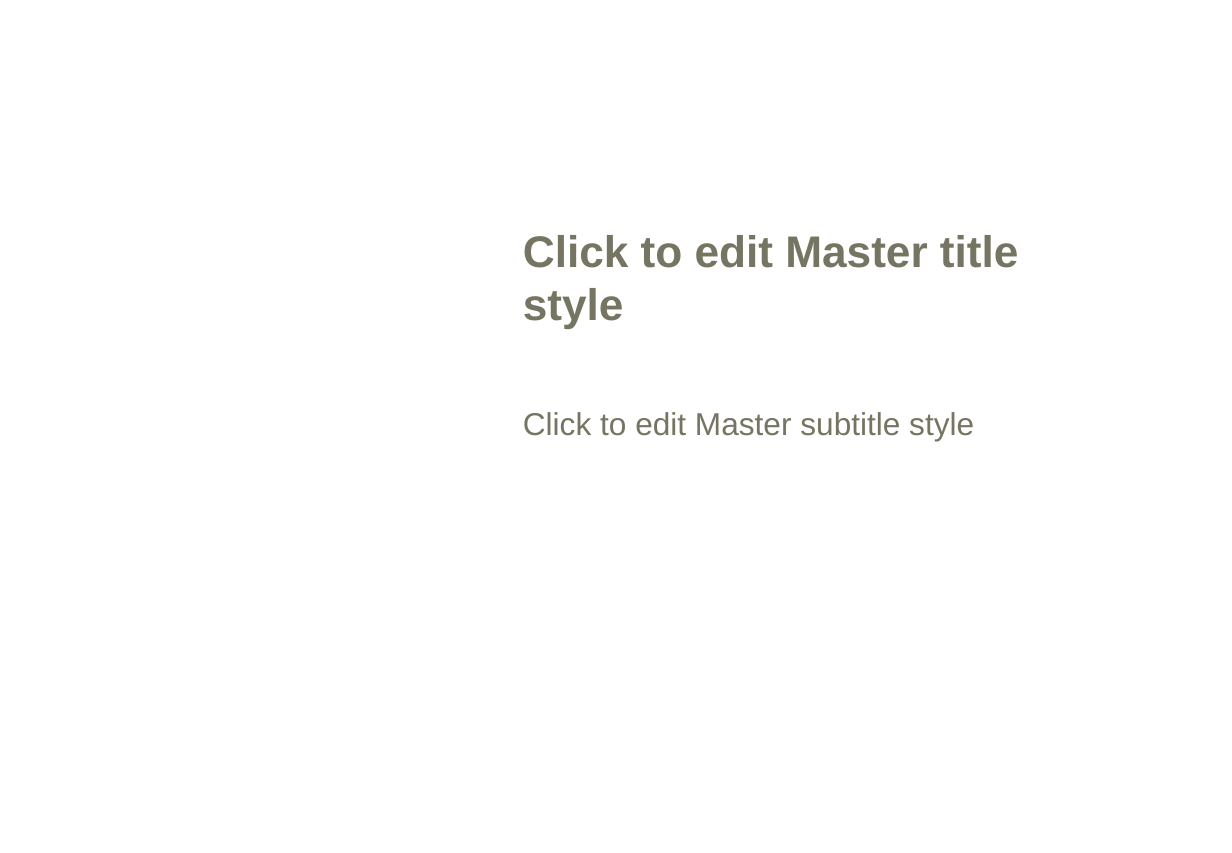
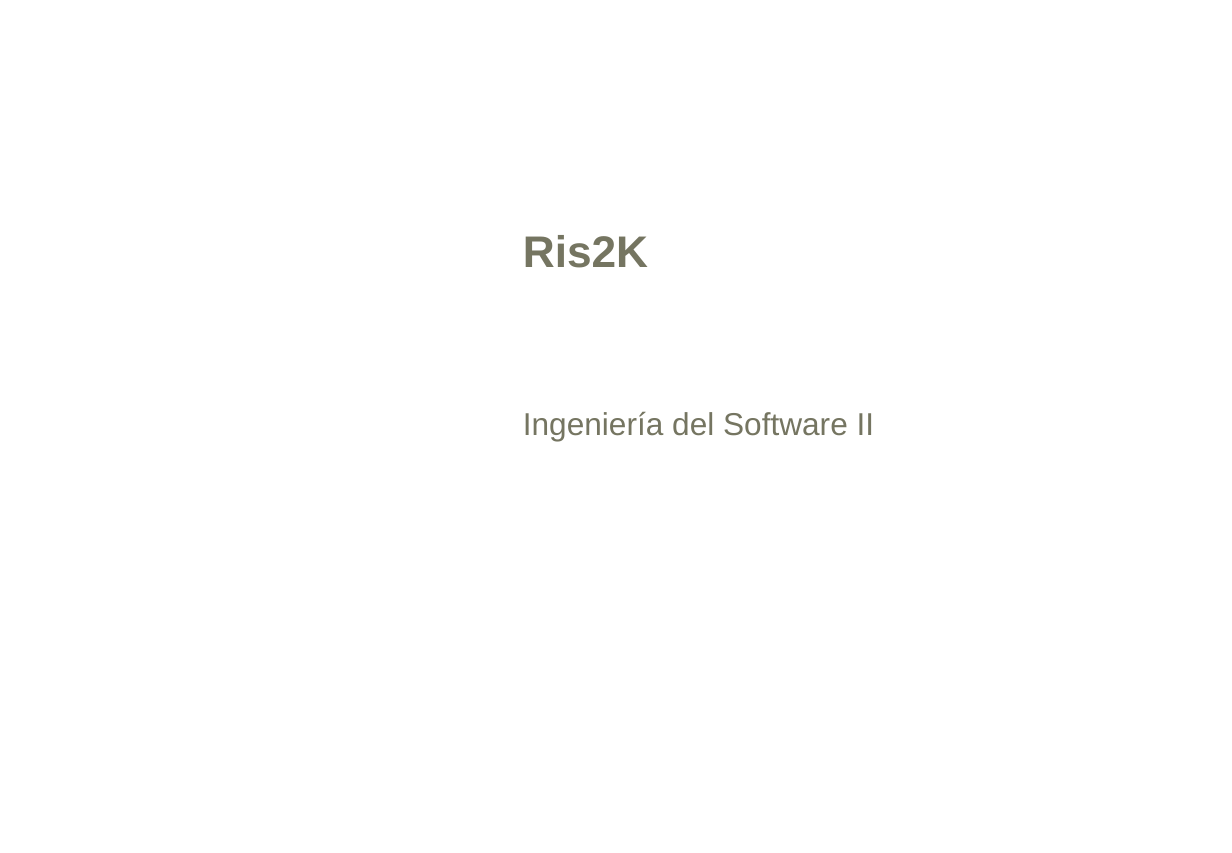
Before and after one commit to Betisman/ris2k, a slide deck: slide 1 of ris2k/doc/presentacion.ppt. Drawn at 1232x853 pixels with LibreOffice and Linux fonts; fonts in the diff are those of the drawing; background and template pictures are left out. Boxes give left, top, right and bottom in pixels: in the first picture for what was removed or moved away, otherwise in the second. Text is boxed around its words. In the diff, an @@ line names an element or a change of style, - is before the commit and + after.

```diff
--- a/ris2k/doc/presentacion.ppt
+++ b/ris2k/doc/presentacion.ppt
@@ text at (x1=523, y1=235, x2=648, y2=268): text changed @@
-Click to edit Master title style
+Ris2K
@@ text at (x1=523, y1=411, x2=875, y2=441): text changed @@
-Click to edit Master subtitle style
+Ingeniería del Software II
```
Also in this commit, not shown: 11 slides added, 1 slide removed.
